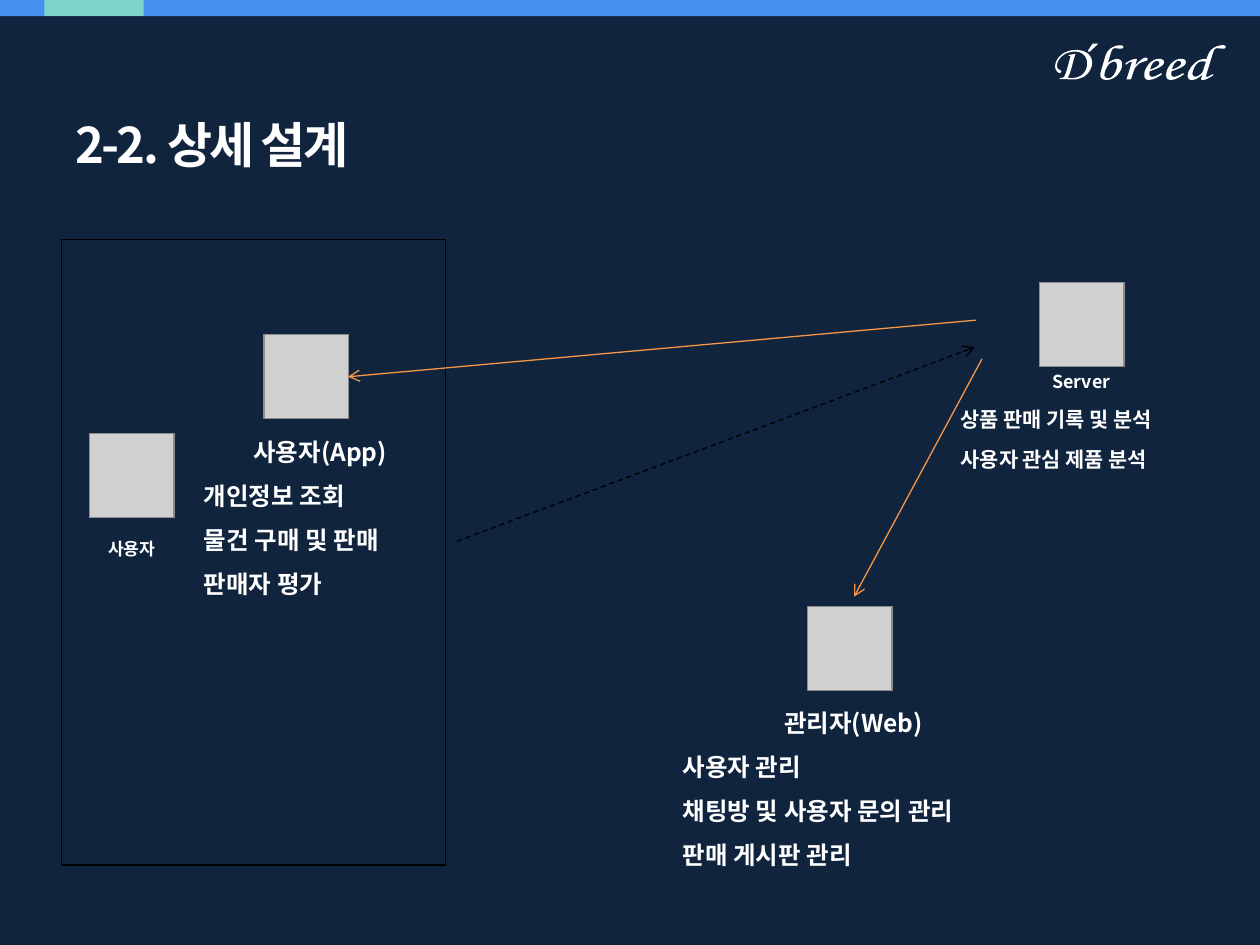
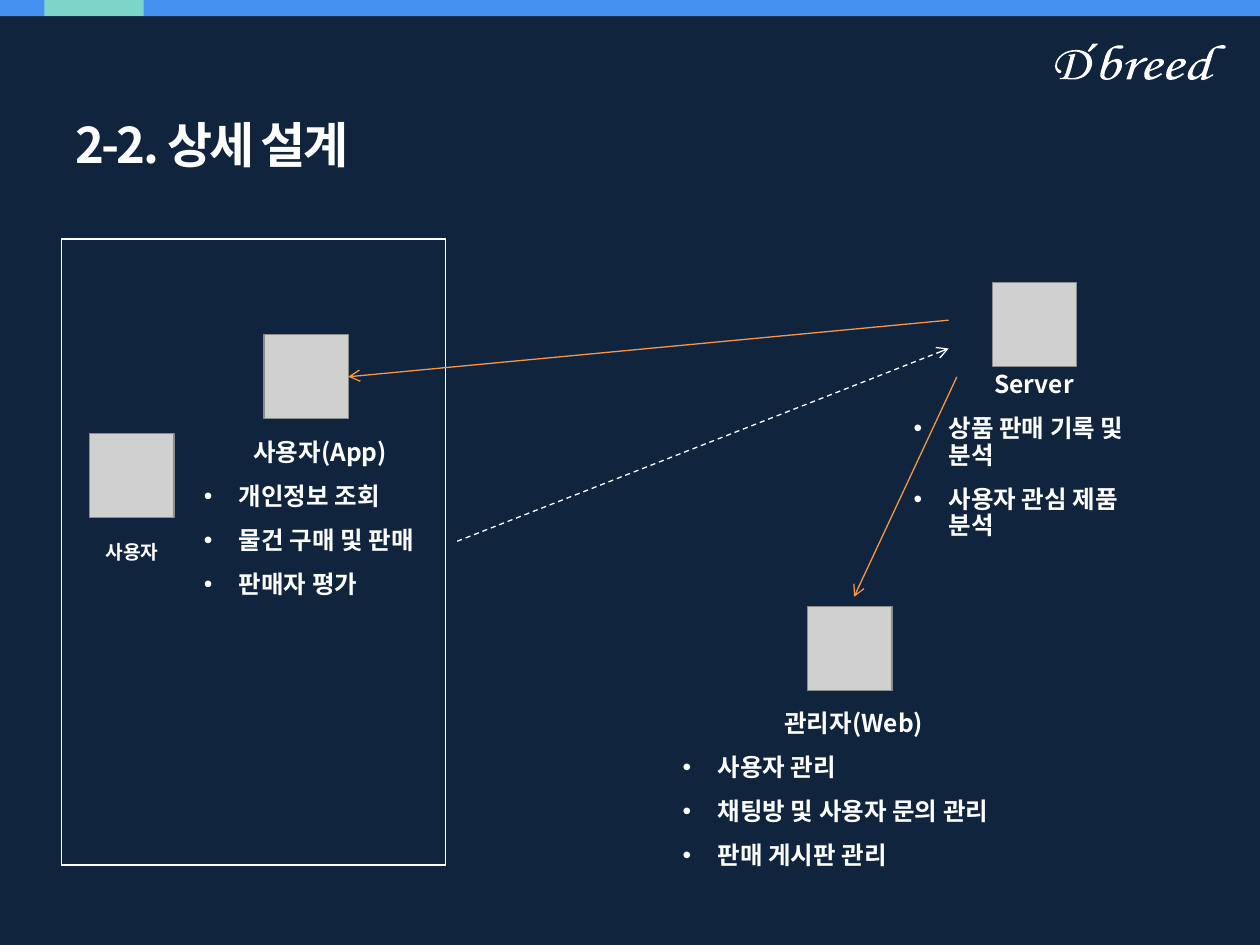
Before and after one commit to ehgur299/Mulbanggae, a slide deck: slide 7 of document/물방개_제안서.pptx (slide 6 before the commit). Drawn at 1260x945 pixels with LibreOffice and Linux fonts; fonts in the diff are those of the drawing; grey boxes stand for pictures. Boxes give left, top, right and bottom in pixels: in the first picture for what was removed or moved away, otherwise in the second. Text is boxed around its words. In the diff, an @@ line names an element or a change of style, - is before the commit and + after.

```diff
--- a/document/물방개_제안서.pptx
+++ b/document/물방개_제안서.pptx
@@ rectangle at [62, 239, 446, 864]: outline #000000 1 pt to #FFFFFF 1 pt @@
@@ picture: place and size @@
-picture at [1040, 282, 1124, 367]
+picture at [993, 282, 1077, 367]
@@ arrow moved from (976, 320) - (348, 377) to (949, 320) - (348, 377) @@
@@ arrow moved from (457, 542) - (975, 348) to (457, 542) - (949, 349) @@
@@ arrow (457, 542) - (949, 349): stroke #000000 0.75 pt dashed to #FFFFFF 0.75 pt dashed @@
@@ arrow moved from (982, 359) - (854, 597) to (956, 377) - (854, 597) @@
@@ text "Server": place and size @@
-text "Server" at [961, 374, 1152, 469]
+text "Server" at [949, 374, 1124, 536]
@@ text "Server" at [949, 374, 1124, 536]: size 10.2 to 14 pt in "Server"; size 11.9 to 14 pt in "상품 판매 기록 및 분석", "사용자 관심 제품 분석"; bullet none to • @@
@@ text at [239, 484, 413, 595]: bullet none to • @@
@@ text "사용자" at [105, 543, 158, 561]: size 9.8 to 11 pt; line spacing 0.8 to 0.9 @@
@@ text at [718, 755, 988, 867]: bullet none to • @@
```
Also in this commit, not shown: 8 other slides changed, 1 slide added, 1 other file.
